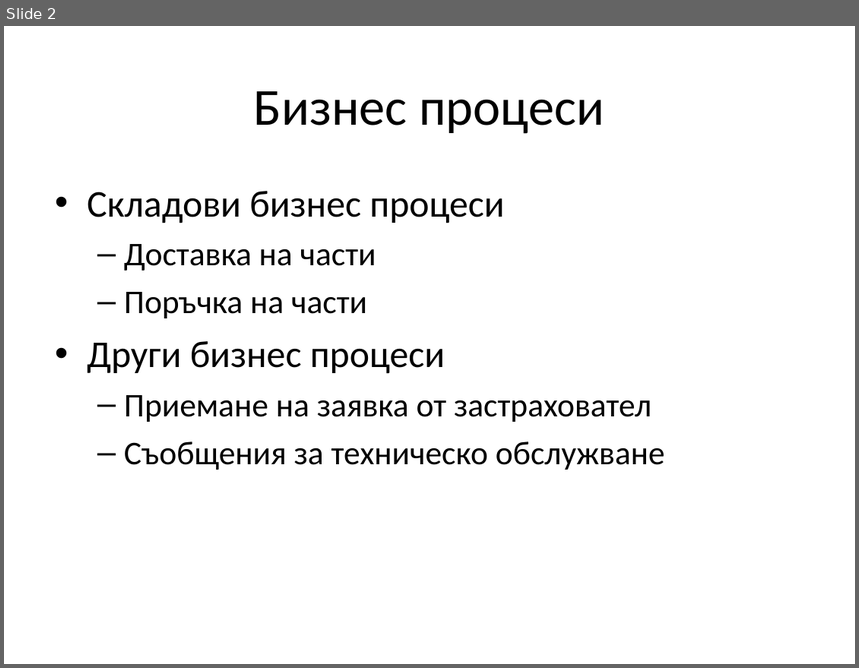
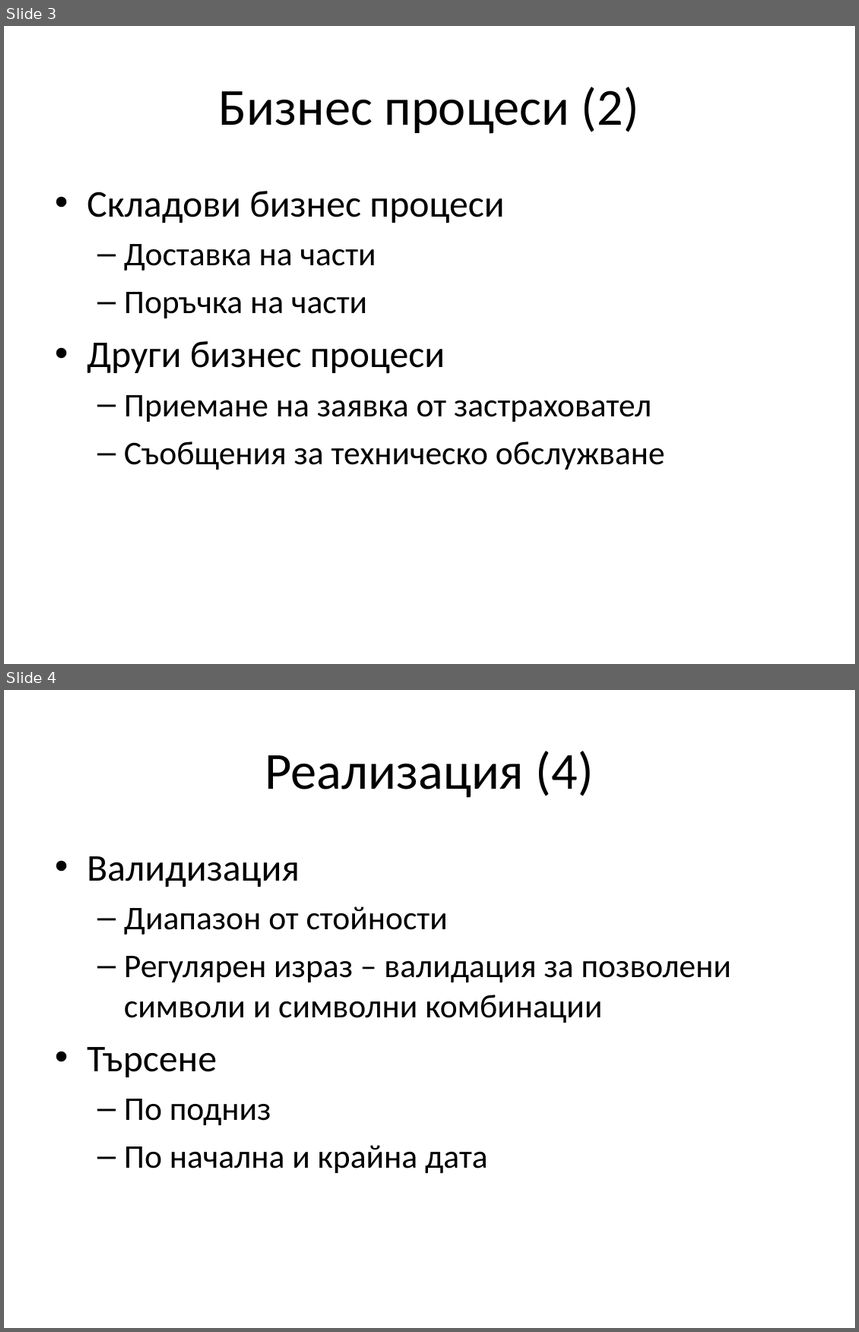
Before and after one commit to jasimcse/team2-strawberry, a slide deck: prezentaciq/Nikodim.ppt. Shown one above the other, each under a label of ours: slide 2 before the commit, slides 3 and 4 after it. The pictures are 859x668 and 859x1332 pixels, drawn with LibreOffice and Linux fonts; fonts in the diff are those of the drawing. Boxes give left, top, right and bottom in pixels: in the first picture for what was removed or moved away, otherwise in the second. Text is boxed around its words. In the diff, an @@ line names an element or a change of style, - is before the commit and + after.

```diff
--- a/prezentaciq/Nikodim.ppt
+++ b/prezentaciq/Nikodim.ppt
@@ slide 4 added at (4, 690, 855, 1328), background #FFFFFF @@
@@ title added at (265, 751, 594, 798), 44 pt, text #000000 @@
+Реализация (4)
@@ text added at (87, 856, 732, 1173), 28 pt, text #000000 @@
+• Валидизация
+  – Диапазон от стойности
+  – Регулярен израз – валидация за позволени символи и символни комбинации
+• Търсене
+  – По подниз
+  – По начална и крайна дата
@@ what was slide 2 is now slide 3 @@
@@ slide 3 changed as well @@
@@ title at (219, 87, 639, 134): text changed @@
-Бизнес процеси
+Бизнес процеси (2)
```
Also in this commit, not shown: 1 other slide changed, 1 other slide added, 1 slide removed.
